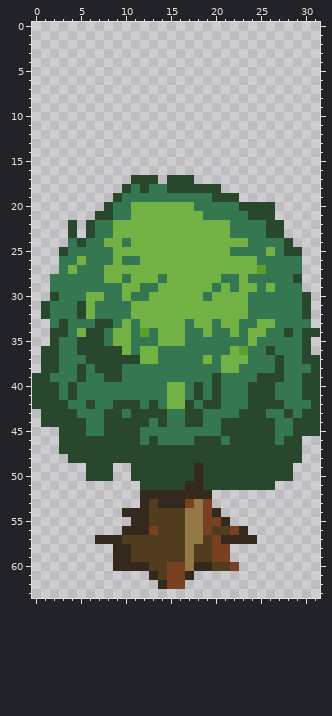
A pixel-art sprite gets an edit: Wraithknight/Content/tree1.png. Above, as it was before the edit.
The file is 32x64 pixels.
After the commit:
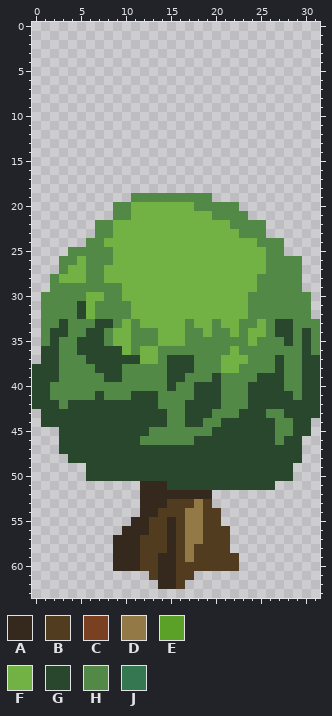
Palette (. is transparent): A #35291d  B #523c20  C #794122  D #937946  E #5ba027  F #72b245  G #29472d  H #538947  J #347750
Difference:
@@ x 0..31 @@
 16 ................................
-17 ...........GGG.GGG..............
-18 ..........GJGJJGGGGGG...........
-19 .........GJJJJJJJJJJGGG.........
-20 ........GJJFFFFFFFJJJJJGGGG.....
-21 .......GGJJFFFFFFFFJJJJJGGG.....
-22 ....G.GJJFFFFFFFFFFFFFJJJJGG....
-23 ....G.GJJFFFFFFFFFFFFFJJJJGG....
-24 ....JGJJFFJFFFFFFFFFFFFFJJJJG...
-25 ...GJJJJJFFFFFFFFFFFFFJJJJFJGG..
-26 ...JJFJJJFJJFFFFFFFFFFFFFJJJJJ..
-27 ...JFJJJFFFFFFFFFFFFFFFFFEJJJJ..
-28 ..JJJJJJFFJFFFJFFFFFFJJFJJJJJG..
-29 ..JJJJJJJJFFJJFFFFFFJFJFFJFJJJ..
-30 ..GJJJFFJJFJJFFFFFFJFFFFJJJJJJG.
-31 .GJJJGFJJJJFFFFFFFFFFFFFJJJJJJG.
-32 .GJJJGFJJJJFFFFFFFFFFFFFJJJJJJG.
-33 ..JGJJJGGJFJFFFFFJFFJFFJJFFJJJJ.
-34 ..GGJFGGJFFJEJFFFJJFJJFJFFJJGJGG
-35 ..GJJGGGJFFJJJFFFJJJJJJJFJJJJJG.
-36 .GGJJGGGGGFJFFJJJJJJJJFEJJGJJJG.
-37 .GGJJJGGGGGGFFJJJJJFJFFFJJJGJJGG
-38 .GGJJGJGGGJJJJJJJJJJJFFJJJJGJJJG
-39 GGJJJGJJGGJJJJJJJJJJGJJJJGGGJJGG
-40 GGGJGJJJJJJJJJJFFJGJGJJJGGGJJJGG
-41 GGGJGJJJJJJJJJJFFJGJGJJJGGGJJJGG
-42 GGGGJJGJJGGGJGJFFGJGGJJJGGGGJJJG
-43 .GGGGJJJGGJGGGGJJGGJJJJGGGJJGJGG
-44 .GGGGGJJGGGGGJGJJGGJJGGGGGGJJGGG
-45 ...GGGJJGGGGJJJJJJJJJGGGGGGJJGGG
-46 ...GGGGGGGGGJGJJJJGGGJGGGGGJGG..
+17 ................................
+18 ................................
+19 ...........HHHHHHHHH............
+20 .........HHFFFFFFFHHHHH.........
+21 .........HHFFFFFFFFFHHHH........
+22 .......HHFFFFFFFFFFFFFHHHH......
+23 .......HHFFFFFFFFFFFFFFHHH......
+24 ......HHFFFFFFFFFFFFFFFFFHHH....
+25 ....HHHHHFFFFFFFFFFFFFFFFFHH....
+26 ...HHFHHHFFFFFFFFFFFFFFFFFHHHH..
+27 ...HFFHHFFFFFFFFFFFFFFFFFFHHHH..
+28 ..HFFFHHFFFFFFFFFFFFFFFFFHHHHH..
+29 ..HHHHHHHHFFFFFFFFFFFFFFFHHHHH..
+30 .HHHHHFFHHFFFFFFFFFFFFFFHHHHHHH.
+31 .HHHHGFHHHHFFFFFFFFFFFFFHHHHHHH.
+32 .HHHHGFHHHHFFFFFFFFFFFFFHHHHHHH.
+33 .HHGHHHGGHFHFFFFFHFFHFFHHFHGGHHH
+34 .HGGHHGGHFFHHHFFFHHFHHFHFFHGGHGH
+35 .HGHHGGGHFFHHHFFFHHHHHHHFHHHGHGH
+36 .GGHHGGGGGFHFFHHHHHHHHFHHHHHHHGH
+37 .GGHHHGGGGGGFFHGGGHHHFFFHHHGHHGG
+38 GGGHHHHGGGHHHHHGGGHHHFFHHHHGHHGG
+39 GGGHHHHHGGHHHHHGGHHHGHHHHGGGHHGG
+40 GGHHHHHHHHHHHHHGHHGGGHHHGGGGHHGG
+41 GGHHHHHGHHHGGGHHHHGGGHHHGGGGGHGG
+42 GGGHGGGGGGGGGGHHHGGGGHHHGGGGGGGG
+43 .GGGGGGGGGGGGGGHHGGGHHHGGGHHGGGG
+44 .GGGGGGGGGGGGGGHHGGHHGGGGGGHHGG.
+45 ...GGGGGGGGGGHHHHHHHGGGGGGGHHGG.
+46 ...GGGGGGGGGHHHHHHGGGGGGGGGHGG..
 47 ...GGGGGGGGGGGGGGGGGGGGGGGGGGG..
 48 ....GGGGGGGGGGGGGGGGGGGGGGGGGG..
-49 ......GGG..GGGGGGGAGGGGGGGGGG...
-50 ......GGG..GGGGGGGAGGGGGGGGGG...
-51 ............GGGGGAAGGGGGGGG.....
+49 ......GGGGGGGGGGGGGGGGGGGGGGG...
+50 ......GGGGGGGGGGGGGGGGGGGGGGG...
+51 ............AAAGGGGGGGGGGGG.....
 52 ............AAAAAAAA............
-53 ............ABAAACDC............
-54 ..........AAABBBBDDCA...........
-55 ...........AABBBBDDCCA..........
-56 ..........AAACBBBDDCBBCA........
-57 .......AAABBBBBBBDDBCAAAA.......
-58 .........AABBBBBBDBBCC..........
-59 .........AABBBBBBDBBCC..........
-60 .........AAAABBCCDAABBC.........
-61 .............ABCCA..............
-62 ..............ACC...............
+53 ............AAABBBDB............
+54 ............AABBBDDBB...........
+55 ...........AABBABDDBB...........
+56 ..........AAABBABDDBBB..........
+57 .........AAABBBABDDBBB..........
+58 .........AAABBBABDBBBB..........
+59 .........AAABBAABDBBBBB.........
+60 .........AAABBAABBBBBBB.........
+61 .............BAABB..............
+62 ..............AAB...............
 63 ................................
Changed places in both pictures, as pixel boxes (x1, y1, x2, y2):
changed: (32, 175, 320, 589)
